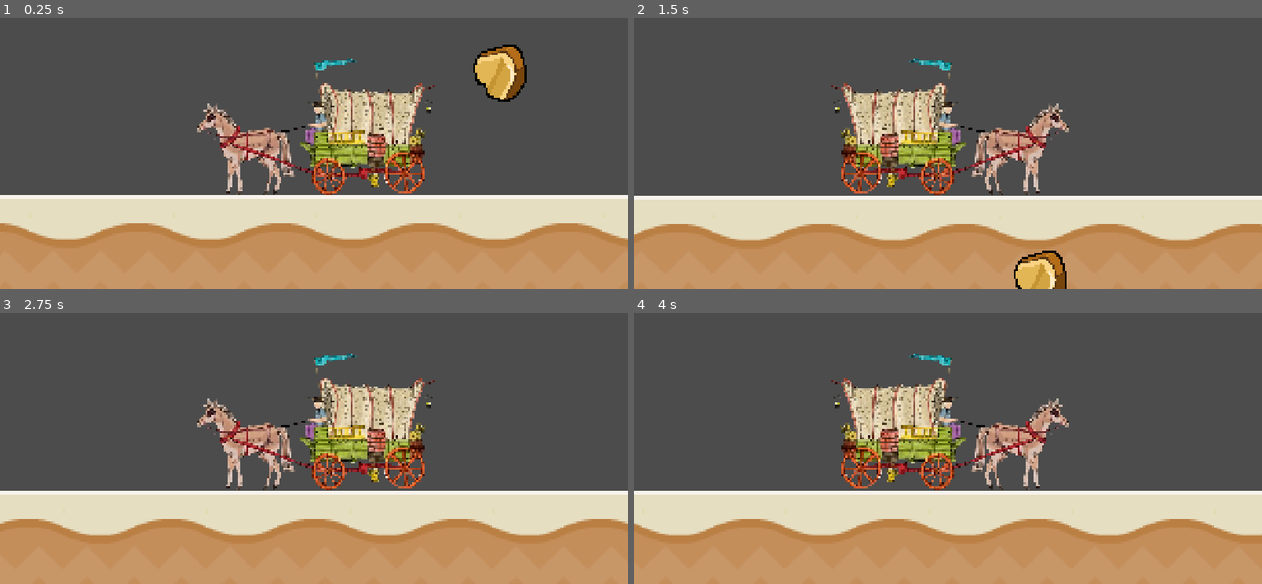
Above: before the commit, frames 1-4 (two rows, left to right).
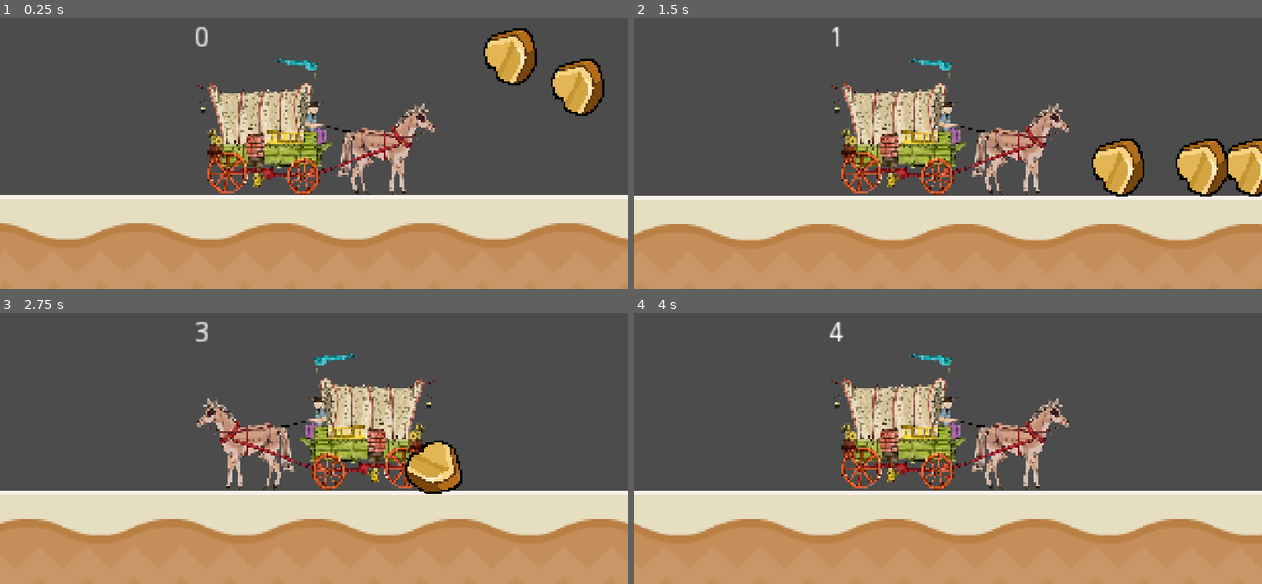
Above: after the commit, the same moments.

Repository: Asdaois/west-cow-builder
Game: Godot game, scene res://Main.tscn
Two runs of this game, one before a commit and one after it. Both use one fixed random seed, a clock stepped at 60 frames per second and the inputs below.
Inputs:
- Up to frame 1 (0.25 s): no input
- Up to frame 2 (1.5 s): hold Right (ui_right) from 0.53 s (still down)
- Up to frame 3 (2.75 s): release Right (ui_right) at 2.03 s; hold Left (ui_left) from 2.03 s (still down)
- Up to frame 4 (4 s): release Left (ui_left) at 2.78 s; hold Right (ui_right) from 2.78 s (still down)

The runs differ from the first frame. In frame 1, 15% of the frame differs, in the area x 31-97%, y 3-66%; in frame 2, 4.8%; in frame 3, 1.5%; in frame 4, less than 0.1%.

Commit message:
Add nugget pickup
The player can pick up the nuggets and it'll show the quantity of total nuggets

Diff:
--- a/game/Main.tscn
+++ b/game/Main.tscn
@@ -19,4 +19,13 @@
 floor_length = 16
 
 [node name="StaticBody2D" parent="." instance=ExtResource( 3 )]
-position = Vector2( 300, 33 )
+position = Vector2( 305, 25 )
+
+[node name="StaticBody2D2" parent="." instance=ExtResource( 3 )]
+position = Vector2( 338, 40 )
+
+[node name="StaticBody2D3" parent="." instance=ExtResource( 3 )]
+position = Vector2( 403, 50 )
+
+[node name="StaticBody2D4" parent="." instance=ExtResource( 3 )]
+position = Vector2( 379, 11 )
--- a/game/nugget/Nugget.gd
+++ b/game/nugget/Nugget.gd
@@ -8,6 +8,7 @@
 # exports variables
 
 # public - private variables
+var stats = PlayerStats
 
 # on ready variables
 
@@ -18,4 +19,6 @@
 # signals handlers
 
 func _on_Area2D_area_entered(area):
+	stats.nuggets += 1
+	print(stats.nuggets)
 	queue_free()
--- a/game/nugget/Nugget.tscn
+++ b/game/nugget/Nugget.tscn
@@ -12,6 +12,7 @@
 height = 2.0
 
 [node name="StaticBody2D" type="RigidBody2D"]
+collision_mask = 9
 script = ExtResource( 2 )
 
 [node name="Sprite" type="Sprite" parent="."]
--- a/game/player/Player.gd
+++ b/game/player/Player.gd
@@ -16,11 +16,11 @@
 
 # on ready variables
 onready var animationPlayer := $AnimationPlayer
+onready var label := $Label
 
 # built-in functions
 func _ready() -> void:
-	stats.connect("no_nuggets", self, "queue_free")
-	pass
+	stats.connect("nuggets_changed", self, "_get_nugget")
 
 func _physics_process(delta) -> void:
 	_move_state(delta)
@@ -53,4 +53,7 @@
 func _move() -> void:
 	velocity = move_and_slide(velocity)
 
+func _get_nugget(value):
+	label.text = String(value)
+
 # signals handlers
--- a/game/player/Player.tscn
+++ b/game/player/Player.tscn
@@ -21,6 +21,18 @@
 "update": 1,
 "values": [ false ]
 }
+tracks/1/type = "value"
+tracks/1/path = NodePath("Area2D:position")
+tracks/1/interp = 1
+tracks/1/loop_wrap = true
+tracks/1/imported = false
+tracks/1/enabled = true
+tracks/1/keys = {
+"times": PoolRealArray( 0 ),
+"transitions": PoolRealArray( 1 ),
+"update": 0,
+"values": [ Vector2( -38, 24 ) ]
+}
 
 [sub_resource type="Animation" id=3]
 resource_name = "WalkRight"
@@ -38,6 +50,18 @@
 "update": 1,
 "values": [ true ]
 }
+tracks/1/type = "value"
+tracks/1/path = NodePath("Area2D:position")
+tracks/1/interp = 1
+tracks/1/loop_wrap = true
+tracks/1/imported = false
+tracks/1/enabled = true
+tracks/1/keys = {
+"times": PoolRealArray( 0 ),
+"transitions": PoolRealArray( 1 ),
+"update": 0,
+"values": [ Vector2( 38, 24 ) ]
+}
 
 [sub_resource type="CapsuleShape2D" id=4]
 radius = 13.0
@@ -54,6 +78,7 @@
 
 [node name="Sprite" type="Sprite" parent="."]
 texture = ExtResource( 2 )
+flip_h = true
 
 [node name="CollisionShape2D" type="CollisionShape2D" parent="."]
 position = Vector2( 0, 27 )
@@ -64,7 +89,7 @@
 anims/WalkRight = SubResource( 3 )
 
 [node name="Area2D" type="Area2D" parent="."]
-position = Vector2( -38, 24 )
+position = Vector2( 38, 24 )
 collision_layer = 0
 collision_mask = 2
 __meta__ = {
@@ -74,3 +99,13 @@
 [node name="CollisionShape2D" type="CollisionShape2D" parent="Area2D"]
 rotation = 1.5708
 shape = SubResource( 4 )
+
+[node name="Label" type="Label" parent="."]
+margin_left = -60.0
+margin_top = -47.0
+margin_right = -20.0
+margin_bottom = -33.0
+text = "0"
+__meta__ = {
+"_edit_use_anchors_": false
+}
--- a/game/player/PlayerStats.gd
+++ b/game/player/PlayerStats.gd
@@ -17,7 +17,7 @@
 
 # built-in functions
 func _ready():
-	self.nuggets = max_nuggets
+	self.nuggets = 0
 
 # public - private functions
 func set_max_nuggets(value):
